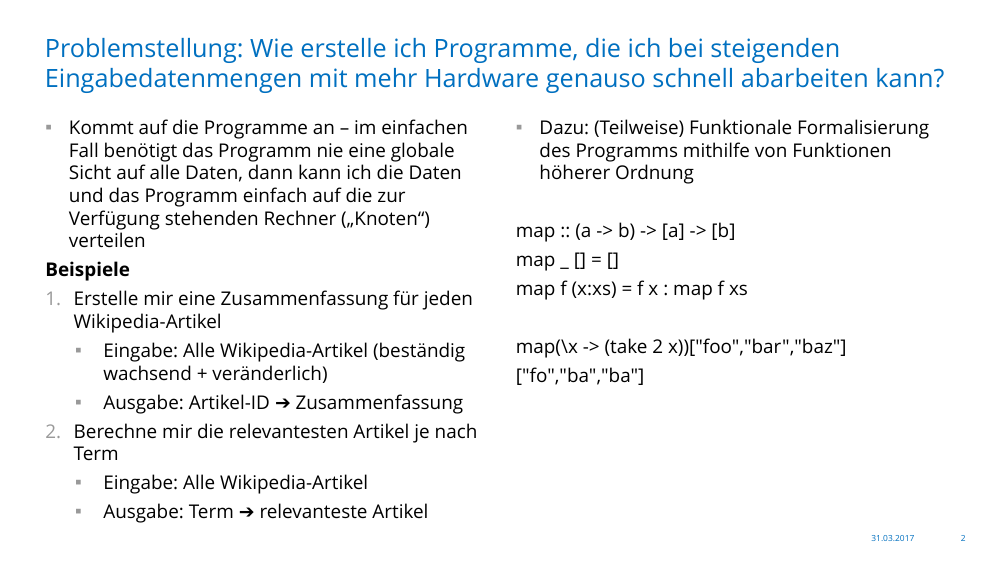
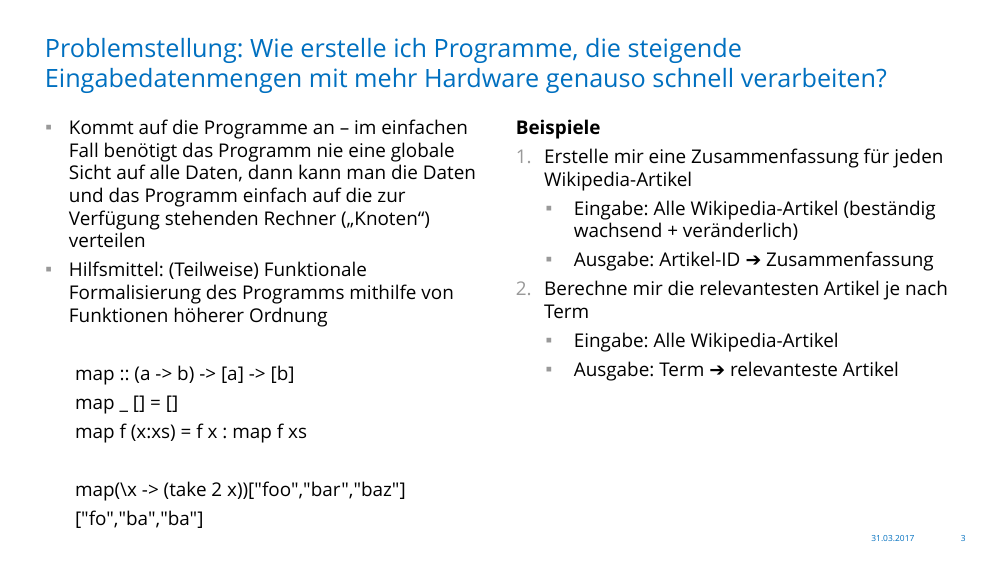
Before and after one commit to Skamandros/jug-saxony-workshop, a slide deck: slide 3 of src/slides/resources/2017-03-31-JUG-Saxony-Workshop-de.pptx (slide 2 before the commit). Drawn at 1008x567 pixels with LibreOffice and Linux fonts; fonts in the diff are those of the drawing; background and template pictures are left out. Boxes give left, top, right and bottom in pixels: in the first picture for what was removed or moved away, otherwise in the second. Text is boxed around its words. In the diff, an @@ line names an element or a change of style, - is before the commit and + after.

```diff
--- a/src/slides/resources/2017-03-31-JUG-Saxony-Workshop-de.pptx
+++ b/src/slides/resources/2017-03-31-JUG-Saxony-Workshop-de.pptx
@@ title at bbox=[45, 38, 887, 93]: text changed @@
-Problemstellung: Wie erstelle ich Programme, die ich bei steigenden Eingabedatenmengen mit mehr Hardware genauso schnell abarbeiten kann?
+Problemstellung: Wie erstelle ich Programme, die steigende Eingabedatenmengen mit mehr Hardware genauso schnell verarbeiten?
@@ text at bbox=[69, 119, 476, 501]: text changed @@
-▪ Kommt auf die Programme an – im einfachen Fall benötigt das Programm nie eine globale Sicht auf alle Daten, dann kann ich die Daten und das Programm einfach auf die zur Verfügung stehenden Rechner („Knoten“) verteilen
-Beispiele
-1. Erstelle mir eine Zusammenfassung für jeden Wikipedia-Artikel
-  ▪ Eingabe: Alle Wikipedia-Artikel (beständig wachsend + veränderlich)
-  ▪ Ausgabe: Artikel-ID ➔ Zusammenfassung
-2. Berechne mir die relevantesten Artikel je nach Term
-  ▪ Eingabe: Alle Wikipedia-Artikel
-  ▪ Ausgabe: Term ➔ relevanteste Artikel
+▪ Kommt auf die Programme an – im einfachen Fall benötigt das Programm nie eine globale Sicht auf alle Daten, dann kann man die Daten und das Programm einfach auf die zur Verfügung stehenden Rechner („Knoten“) verteilen
+▪ Hilfsmittel: (Teilweise) Funktionale Formalisierung des Programms mithilfe von Funktionen höherer Ordnung
+  map :: (a -> b) -> [a] -> [b]
+  map _ [] = []
+  map f (x:xs) = f x : map f xs
+  map(\x -> (take 2 x))["foo","bar","baz"]
+  ["fo","ba","ba"]
@@ text at bbox=[516, 119, 948, 381]: text changed @@
-▪ Dazu: (Teilweise) Funktionale Formalisierung des Programms mithilfe von Funktionen höherer Ordnung
-map :: (a -> b) -> [a] -> [b]
-map _ [] = []
-map f (x:xs) = f x : map f xs
-map(\x -> (take 2 x))["foo","bar","baz"]
-["fo","ba","ba"]
+Beispiele
+1. Erstelle mir eine Zusammenfassung für jeden Wikipedia-Artikel
+  ▪ Eingabe: Alle Wikipedia-Artikel (beständig wachsend + veränderlich)
+  ▪ Ausgabe: Artikel-ID ➔ Zusammenfassung
+2. Berechne mir die relevantesten Artikel je nach Term
+  ▪ Eingabe: Alle Wikipedia-Artikel
+  ▪ Ausgabe: Term ➔ relevanteste Artikel
```
Also in this commit, not shown: 1 other slide changed, 7 slides added, 2 slides removed, 7 other files.
